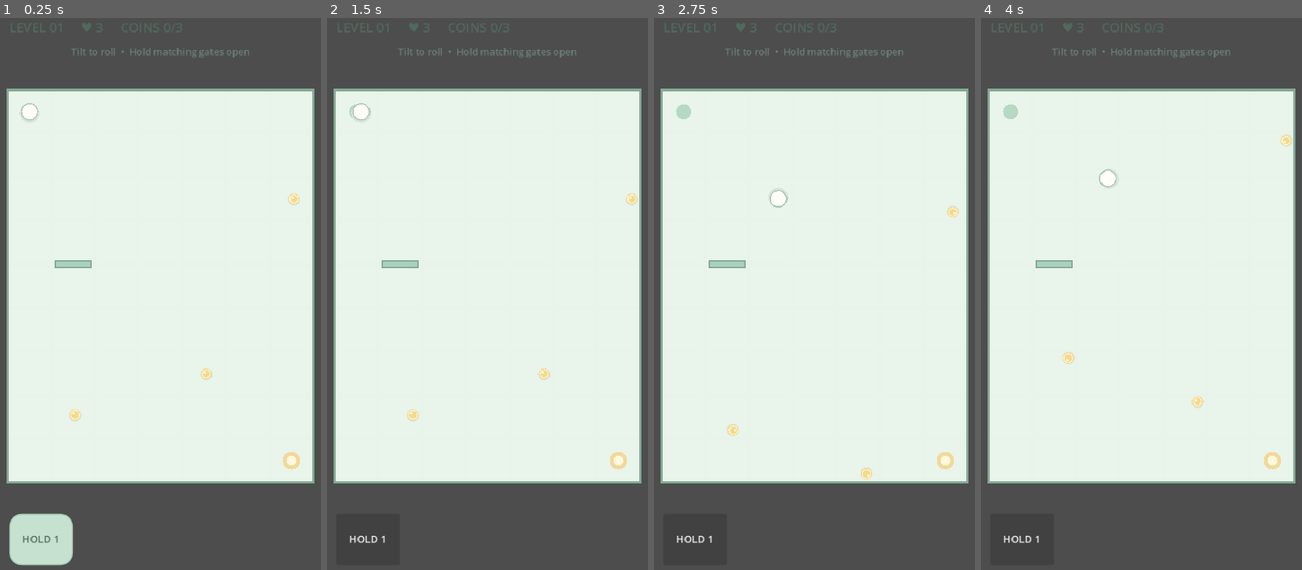
Above: before the commit, frames 1-4 (left to right).
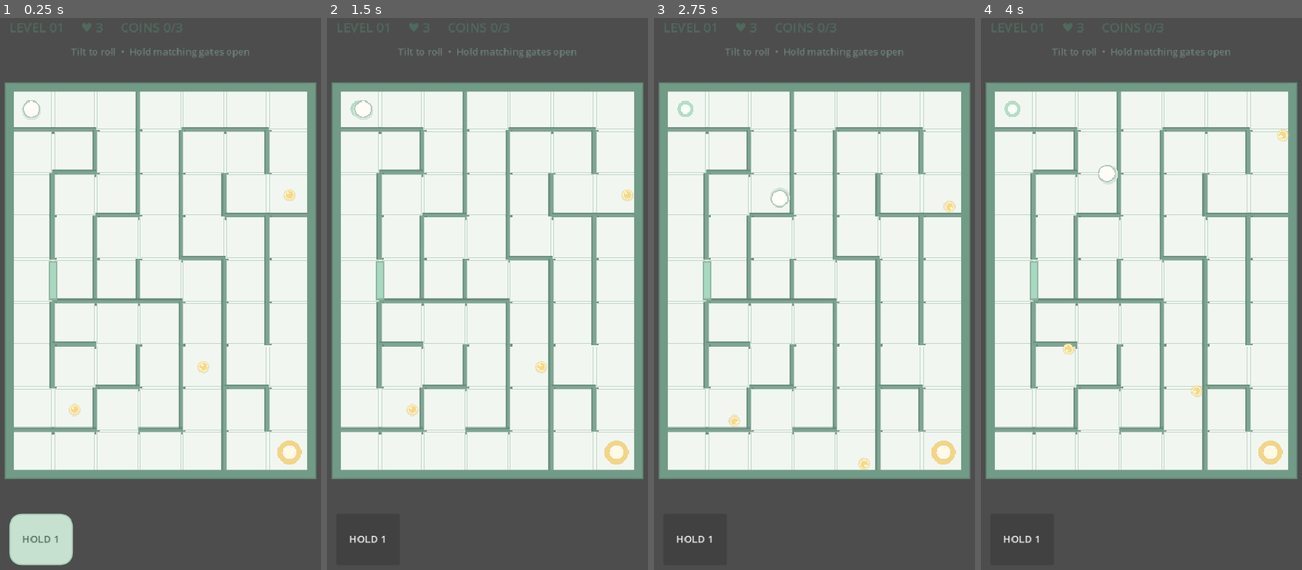
Above: after the commit, the same moments.

Repository: IoriHinata/Mikrozz
Game: Godot game, scene res://scenes/Main.tscn
The game is run twice, just before and just after one commit, with the same random seed, the same clock (stepped at 60 frames per second) and the same inputs.
Inputs:
- Up to frame 1 (0.25 s): no input
- Up to frame 2 (1.5 s): click "HOLD 1" at 0.5 s; tap Enter at 1.25 s; hold Right (ui_right) from 1.28 s (still down)
- Up to frame 3 (2.75 s): tap Space at 2 s; release Right (ui_right) at 2.03 s; hold Down (ui_down) from 2.03 s (still down)
- Up to frame 4 (4 s): release Down (ui_down) at 2.78 s; hold Right (ui_right) 2.78-3.53 s; tap Enter at 3.5 s; hold Up (ui_up) from 3.53 s (still down)

The runs differ from the first frame. In frame 1, 16% of the frame differs, in the area x 1-99%, y 11-85%; in frame 2, 16%; in frame 3, 16%; in frame 4, 16%.

Commit message:
fix: render maze walls and deduplicate physical geometry

Diff:
--- a/scripts/MazeGenerator.gd
+++ b/scripts/MazeGenerator.gd
@@ -2,19 +2,17 @@
 class_name MazeGenerator
 
 signal coin_body_created(coin: RigidBody2D)
-signal hazard_created(area: Area2D)
-signal exit_created(area: Area2D)
+signal hazard_created(hazard: Area2D)
+signal exit_created(exit_area: Area2D)
 
 const CoinScript = preload("res://scripts/Coin.gd")
-
 const PALETTES := [
-	{"floor": Color("#e8f3e9"), "wall": Color("#91b8a4"), "accent": Color("#a8d2bd")},
-	{"floor": Color("#fff0e7"), "wall": Color("#d7a48d"), "accent": Color("#f2c2a9")},
-	{"floor": Color("#f0ebfa"), "wall": Color("#a99acb"), "accent": Color("#c7b8e8")},
-	{"floor": Color("#fbf5d9"), "wall": Color("#c8b66f"), "accent": Color("#e8d98f")},
-	{"floor": Color("#e7f2fa"), "wall": Color("#8eafc9"), "accent": Color("#b4d5e8")}
+	{"floor": Color("#f1f7ef"), "wall": Color("#719b87"), "accent": Color("#a9d8c0")},
+	{"floor": Color("#fff4ed"), "wall": Color("#b98572"), "accent": Color("#e9b9a4")},
+	{"floor": Color("#f4f0fb"), "wall": Color("#9182b8"), "accent": Color("#c5b8e5")},
+	{"floor": Color("#fff9e5"), "wall": Color("#a99655"), "accent": Color("#e7d48c")},
+	{"floor": Color("#edf6fc"), "wall": Color("#7296b4"), "accent": Color("#b2d4e9")}
 ]
-
 var cols := 7
 var rows := 9
 var cell_size := 42.0
@@ -23,23 +21,24 @@
 var cells: Array = []
 var solution: Array[Vector2i] = []
 var gate_bodies: Array[StaticBody2D] = []
-var gate_visuals: Array[Node2D] = []
 var start_position := Vector2.ZERO
 var finish_position := Vector2.ZERO
 var board_rect := Rect2()
+var wall_count := 0
 
 func generate(level_number: int, viewport_size: Vector2) -> void:
 	for child in get_children():
+		remove_child(child)
 		child.queue_free()
 	gate_bodies.clear()
-	gate_visuals.clear()
+	wall_count = 0
 	cols = 7
 	rows = 9 + mini(2, int((level_number - 1) / 4))
-	var usable := Vector2(viewport_size.x - 28.0, viewport_size.y - 190.0)
+	var usable := Vector2(viewport_size.x - 34.0, viewport_size.y - 238.0)
 	cell_size = floorf(minf(usable.x / cols, usable.y / rows))
-	cell_size = maxf(cell_size, 32.0)
+	cell_size = maxf(cell_size, 30.0)
 	var board_size := Vector2(cols * cell_size, rows * cell_size)
-	origin = Vector2((viewport_size.x - board_size.x) * 0.5, 76.0 + (usable.y - board_size.y) * 0.5)
+	origin = Vector2((viewport_size.x - board_size.x) * 0.5, 92.0 + (usable.y - board_size.y) * 0.5)
 	board_rect = Rect2(origin, board_size)
 	palette = PALETTES[(level_number - 1) % PALETTES.size()]
 	_build_cells()
@@ -81,8 +80,7 @@
 	var start := Vector2i.ZERO
 	var target := Vector2i(cols - 1, rows - 1)
 	var queue: Array[Vector2i] = [start]
-	var previous: Dictionary = {}
-	previous[start] = Vector2i(-1, -1)
+	var previous: Dictionary = {start: Vector2i(-1, -1)}
 	var dirs := [Vector2i(0, -1), Vector2i(1, 0), Vector2i(0, 1), Vector2i(-1, 0)]
 	while not queue.is_empty():
 		var current: Vector2i = queue.pop_front()
@@ -104,60 +102,59 @@
 func _build_geometry(level_number: int) -> void:
 	var gate_edges: Dictionary = {}
 	var candidates: Array[Dictionary] = []
-	for i in range(2, solution.size() - 1):
-		if i % maxi(3, 7 - int(level_number / 3)) == 0:
+	var spacing := maxi(4, 8 - int(level_number / 3))
+	for i in range(3, solution.size() - 2):
+		if i % spacing == 0:
 			var a: Vector2i = solution[i - 1]
 			var b: Vector2i = solution[i]
-			var d := _direction_index(b - a)
-			candidates.append({"cell": a, "direction": d, "position": (_cell_center(a) + _cell_center(b)) * 0.5})
-	var gate_limit := mini(3, 1 + int((level_number - 1) / 2))
-	candidates.resize(mini(candidates.size(), gate_limit))
-	for gate in candidates:
-		gate_edges[_edge_key(gate.cell, gate.direction)] = gate
+			candidates.append({"a": a, "b": b, "position": (_cell_center(a) + _cell_center(b)) * 0.5})
+	var gate_limit := mini(3, 1 + int((level_number - 1) / 3))
+	for i in range(mini(candidates.size(), gate_limit)):
+		var edge: Dictionary = candidates[i]
+		gate_edges[_edge_key(edge.a, edge.b)] = edge
 	for y in range(rows):
 		for x in range(cols):
 			var cell := Vector2i(x, y)
-			for d in range(4):
-				if cells[y][x]["walls"][d]:
+			for d in [1, 2]:
+				var neighbor := cell + (Vector2i.RIGHT if d == 1 else Vector2i.DOWN)
+				if neighbor.x >= cols or neighbor.y >= rows:
+					continue
+				var key := _edge_key(cell, neighbor)
+				if gate_edges.has(key):
+					_add_gate(gate_edges[key].position, d == 1)
+				elif cells[y][x]["walls"][d]:
 					_add_wall(_wall_center(cell, d), _wall_size(d))
-				elif gate_edges.has(_edge_key(cell, d)):
-					_add_gate(gate_edges[_edge_key(cell, d)].position, d)
-	_add_wall(Vector2(board_rect.get_center().x, board_rect.position.y - 5), Vector2(board_rect.size.x + 10, 10))
-	_add_wall(Vector2(board_rect.get_center().x, board_rect.end.y + 5), Vector2(board_rect.size.x + 10, 10))
-	_add_wall(Vector2(board_rect.position.x - 5, board_rect.get_center().y), Vector2(10, board_rect.size.y))
-	_add_wall(Vector2(board_rect.end.x + 5, board_rect.get_center().y), Vector2(10, board_rect.size.y))
+	_add_wall(Vector2(board_rect.get_center().x, board_rect.position.y), Vector2(board_rect.size.x + 8, 12))
+	_add_wall(Vector2(board_rect.get_center().x, board_rect.end.y), Vector2(board_rect.size.x + 8, 12))
+	_add_wall(Vector2(board_rect.position.x, board_rect.get_center().y), Vector2(12, board_rect.size.y))
+	_add_wall(Vector2(board_rect.end.x, board_rect.get_center().y), Vector2(12, board_rect.size.y))
 
 func _build_objects(level_number: int) -> void:
 	var coin_count := clampi(3 + int(level_number / 2), 3, 10)
 	for i in range(coin_count):
 		var path_index := clampi(int((float(i + 1) / float(coin_count + 1)) * (solution.size() - 1)), 1, solution.size() - 2)
 		var coin := CoinScript.new()
-		coin.position = _cell_center(solution[path_index]) + Vector2(randf_range(-4, 4), randf_range(-4, 4))
+		coin.position = _cell_center(solution[path_index])
 		add_child(coin)
 		coin_body_created.emit(coin)
 	var hazard_count := mini(12, maxi(0, int((level_number - 1) * 1.15)))
-	var placed := 0
+	var candidates: Array[Vector2i] = []
 	for y in range(rows):
 		for x in range(cols):
 			var cell := Vector2i(x, y)
-			if cell in solution or cell == Vector2i.ZERO or cell == Vector2i(cols - 1, rows - 1):
-				continue
-			if placed < hazard_count and randf() < 0.3:
-				var hazard := _make_hazard(_cell_center(cell), cell_size * 0.22, placed % 2 == 0)
-				add_child(hazard)
-				if level_number >= 3:
-					var travel := Vector2(cell_size * 0.20, 0)
-					var motion := hazard.create_tween().set_loops()
-					motion.tween_property(hazard, "position", _cell_center(cell) + travel, 0.9).from(_cell_center(cell) - travel)
-					motion.tween_property(hazard, "position", _cell_center(cell) - travel, 0.9)
-				hazard_created.emit(hazard)
-				placed += 1
+			if cell not in solution and cell != Vector2i.ZERO and cell != Vector2i(cols - 1, rows - 1):
+				candidates.append(cell)
+	candidates.shuffle()
+	for i in range(mini(hazard_count, candidates.size())):
+		var hazard := _make_hazard(_cell_center(candidates[i]), cell_size * 0.20, i % 2 == 0)
+		add_child(hazard)
+		hazard_created.emit(hazard)
 	var exit_area := Area2D.new()
 	exit_area.name = "Exit"
 	exit_area.add_to_group("exit")
 	exit_area.position = finish_position
 	var exit_shape := CircleShape2D.new()
-	exit_shape.radius = 16.0
+	exit_shape.radius = cell_size * 0.30
 	var exit_collision := CollisionShape2D.new()
 	exit_collision.shape = exit_shape
 	exit_area.add_child(exit_collision)
@@ -188,12 +185,13 @@
 	collision.shape = shape
 	body.add_child(collision)
 	add_child(body)
-
-func _add_gate(at: Vector2, direction: int) -> void:
+	wall_count += 1
+
+func _add_gate(at: Vector2, vertical: bool) -> void:
 	var body := StaticBody2D.new()
 	body.position = at
 	body.add_to_group("gates")
-	var size := Vector2(9.0, cell_size * 0.82) if direction % 2 == 1 else Vector2(cell_size * 0.82, 9.0)
+	var size := Vector2(11.0, cell_size * 0.88) if vertical else Vector2(cell_size * 0.88, 11.0)
 	var shape := RectangleShape2D.new()
 	shape.size = size
 	var collision := CollisionShape2D.new()
@@ -205,7 +203,6 @@
 	body.add_child(visual)
 	add_child(body)
 	gate_bodies.append(body)
-	gate_visuals.append(visual)
 
 func set_gate_open(index: int, opened: bool) -> void:
 	if index < 0 or index >= gate_bodies.size():
@@ -213,41 +210,53 @@
 	for child in gate_bodies[index].get_children():
 		if child is CollisionShape2D:
 			child.set_deferred("disabled", opened)
-	gate_visuals[index].visible = not opened
+	for child in gate_bodies[index].get_children():
+		if child is GateVisual:
+			child.visible = not opened
 
 func _cell_center(cell: Vector2i) -> Vector2:
 	return origin + Vector2((cell.x + 0.5) * cell_size, (cell.y + 0.5) * cell_size)
 
 func _wall_center(cell: Vector2i, d: int) -> Vector2:
 	var center := _cell_center(cell)
-	match d:
-		0: return center + Vector2(0, -cell_size * 0.5)
-		1: return center + Vector2(cell_size * 0.5, 0)
-		2: return center + Vector2(0, cell_size * 0.5)
-		_: return center + Vector2(-cell_size * 0.5, 0)
+	return center + (Vector2(cell_size * 0.5, 0) if d == 1 else Vector2(0, cell_size * 0.5))
 
 func _wall_size(d: int) -> Vector2:
-	return Vector2(cell_size + 4, 9) if d % 2 == 0 else Vector2(9, cell_size + 4)
-
-func _direction_index(delta: Vector2i) -> int:
-	if delta == Vector2i(0, -1): return 0
-	if delta == Vector2i(1, 0): return 1
-	if delta == Vector2i(0, 1): return 2
-	return 3
-
-func _edge_key(cell: Vector2i, d: int) -> String:
-	return "%d,%d:%d" % [cell.x, cell.y, d]
+	return Vector2(12, cell_size + 5) if d == 1 else Vector2(cell_size + 5, 12)
+
+func _edge_key(a: Vector2i, b: Vector2i) -> String:
+	var first := a if (a.y < b.y or (a.y == b.y and a.x < b.x)) else b
+	var second := b if first == a else a
+	return "%d,%d|%d,%d" % [first.x, first.y, second.x, second.y]
 
 func _draw() -> void:
+	draw_rect(board_rect.grow(7), palette.wall.darkened(0.12), true, true, 12.0)
 	draw_rect(board_rect, palette.floor, true)
-	draw_rect(board_rect, palette.wall.darkened(0.08), false, 3.0)
-	for y in range(rows):
-		for x in range(cols):
-			var rect := Rect2(origin + Vector2(x * cell_size + 3, y * cell_size + 3), Vector2(cell_size - 6, cell_size - 6))
-			draw_rect(rect, palette.floor.lightened(0.025), true)
-	draw_circle(start_position, 11, Color("#b5d9c2"))
-	draw_circle(finish_position, 13, Color("#f2d99a"))
-	draw_circle(finish_position, 7, Color("#fff8df"))
+	for y in range(rows):
+		for x in range(cols):
+			var rect := Rect2(origin + Vector2(x * cell_size + 2, y * cell_size + 2), Vector2(cell_size - 4, cell_size - 4))
+			draw_rect(rect, palette.floor.lightened(0.02), true)
+			draw_rect(rect, palette.wall.lightened(0.58), false, 1.0)
+			var cell := Vector2i(x, y)
+			for d in [1, 2]:
+				var neighbor := cell + (Vector2i.RIGHT if d == 1 else Vector2i.DOWN)
+				if neighbor.x >= cols or neighbor.y >= rows or not cells[y][x]["walls"][d]:
+					continue
+				var a := _wall_center(cell, d)
+				var half := cell_size * 0.5
+				var from := a + (Vector2(0, -half) if d == 1 else Vector2(-half, 0))
+				var to := a + (Vector2(0, half) if d == 1 else Vector2(half, 0))
+				draw_line(from, to, palette.wall.darkened(0.12), 9.0, true)
+				draw_line(from, to, palette.wall.lightened(0.10), 5.0, true)
+	# Draw all four outer boundaries as continuous, high-contrast rails.
+	draw_rect(Rect2(board_rect.position - Vector2(5, 5), Vector2(board_rect.size.x + 10, 10)), palette.wall, true, true, 4.0)
+	draw_rect(Rect2(Vector2(board_rect.position.x - 5, board_rect.end.y - 5), Vector2(board_rect.size.x + 10, 10)), palette.wall, true, true, 4.0)
+	draw_rect(Rect2(board_rect.position - Vector2(5, 5), Vector2(10, board_rect.size.y + 10)), palette.wall, true, true, 4.0)
+	draw_rect(Rect2(Vector2(board_rect.end.x - 5, board_rect.position.y - 5), Vector2(10, board_rect.size.y + 10)), palette.wall, true, true, 4.0)
+	draw_circle(start_position, cell_size * 0.19, Color("#b5ddc5"))
+	draw_circle(start_position, cell_size * 0.11, Color("#f8fff8"))
+	draw_circle(finish_position, cell_size * 0.28, Color("#f2d58a"))
+	draw_circle(finish_position, cell_size * 0.16, Color("#fff9e7"))
 
 class HazardVisual:
 	extends Node2D
@@ -256,10 +265,10 @@
 	func _draw() -> void:
 		if spikes:
 			for i in range(8):
-				var a := TAU * float(i) / 8.0
-				var tip := Vector2(cos(a), sin(a)) * radius
-				var left := Vector2(cos(a - 0.32), sin(a - 0.32)) * radius * 0.48
-				var right := Vector2(cos(a + 0.32), sin(a + 0.32)) * radius * 0.48
+				var angle := TAU * float(i) / 8.0
+				var tip := Vector2(cos(angle), sin(angle)) * radius
+				var left := Vector2(cos(angle - 0.32), sin(angle - 0.32)) * radius * 0.48
+				var right := Vector2(cos(angle + 0.32), sin(angle + 0.32)) * radius * 0.48
 				draw_colored_polygon(PackedVector2Array([tip, left, right]), Color("#d88e9a"))
 		else:
 			draw_circle(Vector2.ZERO, radius, Color("#7d8195"))
@@ -271,5 +280,5 @@
 	var size := Vector2.ONE
 	var color := Color.WHITE
 	func _draw() -> void:
-		draw_rect(Rect2(-size * 0.5, size), color, true)
-		draw_rect(Rect2(-size * 0.5, size), color.darkened(0.2), false, 2.0)
+		draw_rect(Rect2(-size * 0.5, size), color.darkened(0.18), true, true, 3.0)
+		draw_rect(Rect2(-size * 0.5 + Vector2(2, 2), size - Vector2(4, 4)), color, true, true, 2.0)
